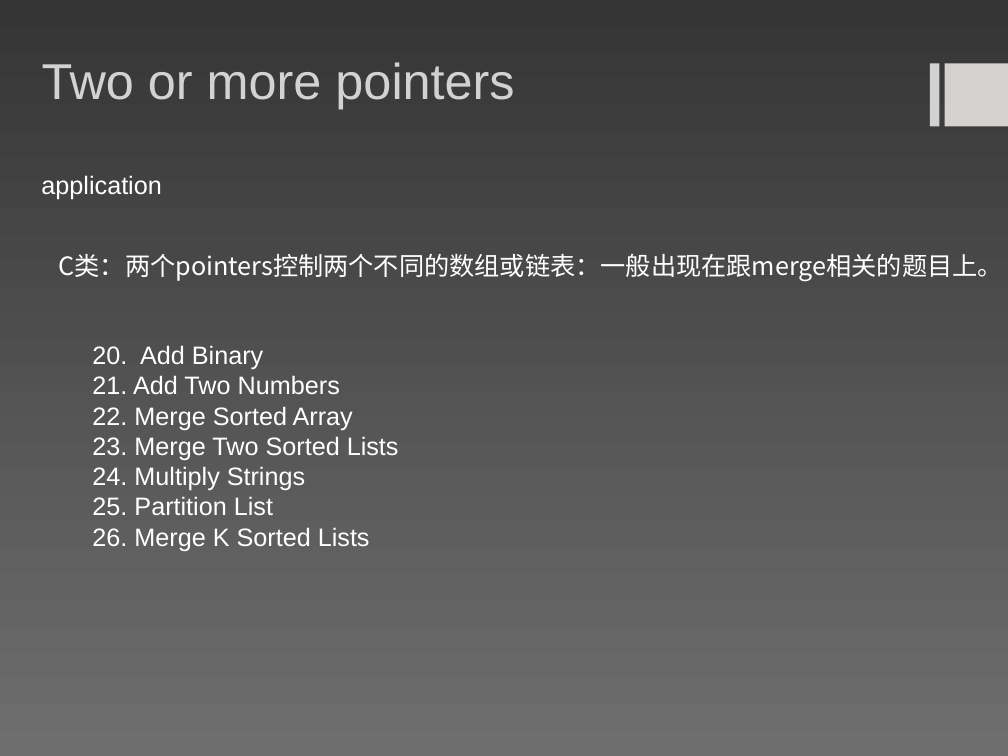
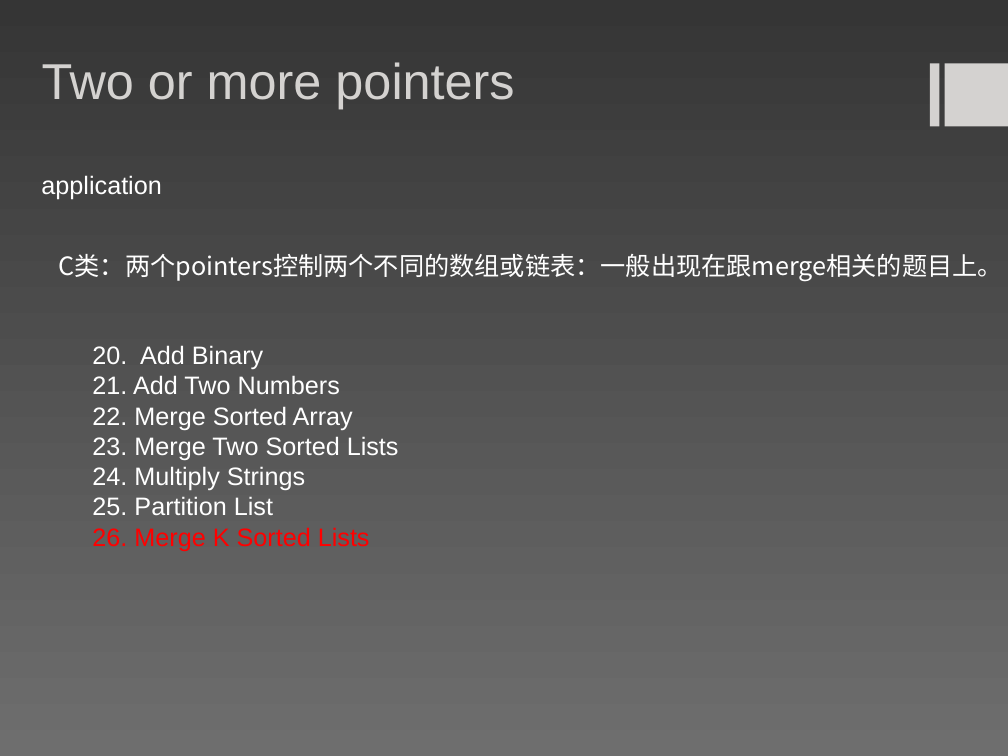
Before and after one commit to sunwaylive/five-minutes-algorithm, a slide deck: slide 16 of code_on_paper.ppt. Drawn at 1008x756 pixels with LibreOffice and Linux fonts; fonts in the diff are those of the drawing. Boxes give left, top, right and bottom in pixels: in the first picture for what was removed or moved away, otherwise in the second. Text is boxed around its words. In the diff, an @@ line names an element or a change of style, - is before the commit and + after.

```diff
--- a/code_on_paper.ppt
+++ b/code_on_paper.ppt
@@ text "20. Add Binary 21. Add ..." at (92,345,399,551): text colour #FFFFFF to #FF0000 in "26. Merge K Sorted Lists" @@
```
Also in this commit, not shown: 1 other file.
